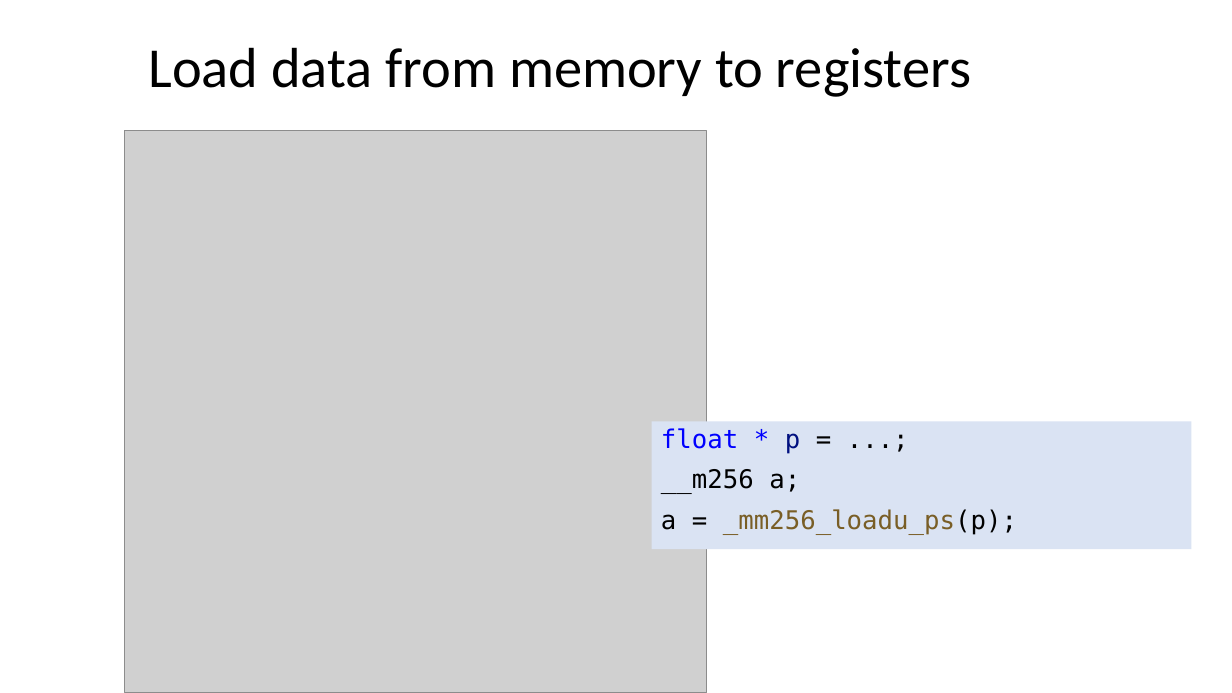
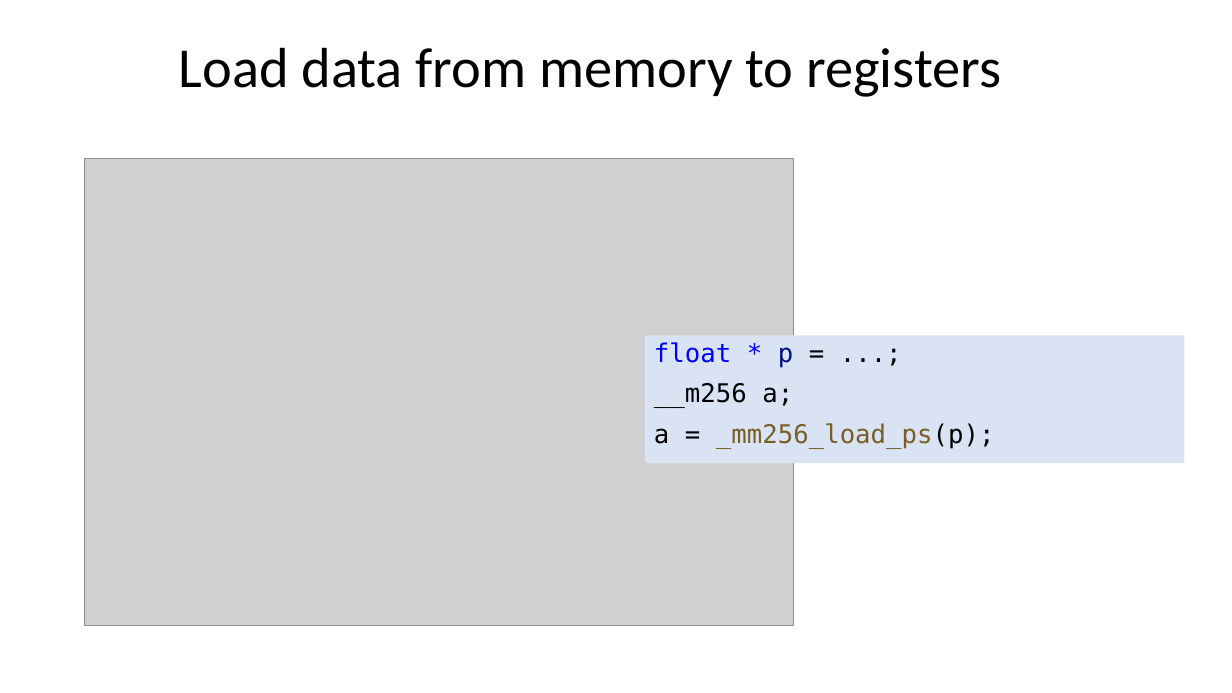
Before and after one commit to ShiqiYu/CPP, a slide deck: slide 5 of week08/Lab08.pptx. Drawn at 1232x693 pixels with LibreOffice and Linux fonts; fonts in the diff are those of the drawing; grey boxes stand for pictures; background and template pictures are left out. Boxes give left, top, right and bottom in pixels: in the first picture for what was removed or moved away, otherwise in the second. Text is boxed around its words. In the diff, an @@ line names an element or a change of style, - is before the commit and + after.

```diff
--- a/week08/Lab08.pptx
+++ b/week08/Lab08.pptx
@@ title "Load data from memory to ...": place and size @@
-title "Load data from memory to ..." at box(148, 47, 971, 97)
+title "Load data from memory to ..." at box(179, 47, 1001, 97)
@@ picture: place and size @@
-picture at box(125, 131, 707, 693)
+picture at box(84, 158, 794, 625)
@@ text "float * p = ...;": place and size @@
-text "float * p = ...;" at box(652, 421, 1191, 549)
+text "float * p = ...;" at box(645, 335, 1185, 463)
@@ text at box(654, 423, 995, 448): text changed @@
-a = _mm256_loadu_ps(p);
+a = _mm256_load_ps(p);
```
Also in this commit, not shown: 12 other slides changed, 11 slides added, 1 other file.
